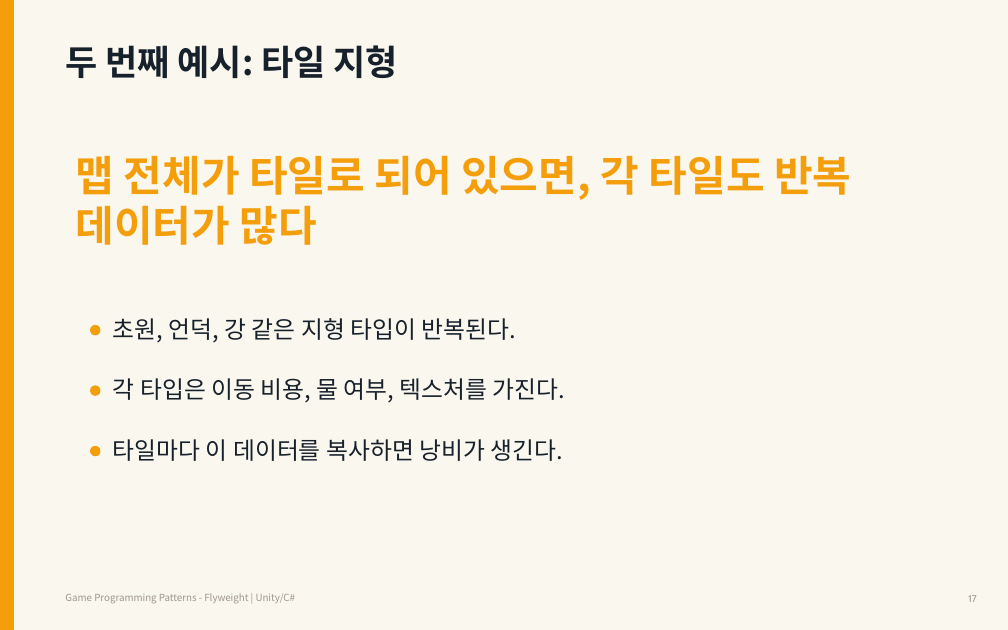
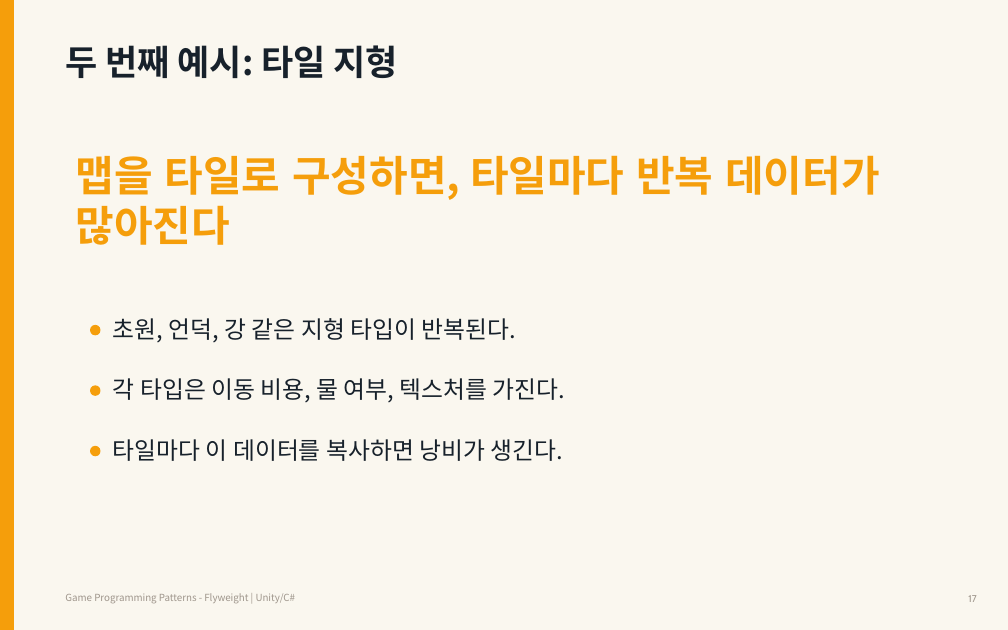
Before and after one commit to Meerkat-GMD/unity-programming-pattern, a slide deck: slide 17 of 03차시_Flyweight/강의자료/유니티 프로그래밍 패턴 3차시 - Flyweight.pptx. Drawn at 1008x630 pixels with LibreOffice and Linux fonts; fonts in the diff are those of the drawing. Boxes give left, top, right and bottom in pixels: in the first picture for what was removed or moved away, otherwise in the second. Text is boxed around its words. In the diff, an @@ line names an element or a change of style, - is before the commit and + after.

```diff
--- a/03차시_Flyweight/강의자료/유니티 프로그래밍 패턴 3차시 - Flyweight.pptx
+++ b/03차시_Flyweight/강의자료/유니티 프로그래밍 패턴 3차시 - Flyweight.pptx
@@ text at [76,155,879,245]: text changed @@
-맵 전체가 타일로 되어 있으면, 각 타일도 반복 데이터가 많다
+맵을 타일로 구성하면, 타일마다 반복 데이터가 많아진다
```
Also in this commit, not shown: 13 other slides changed.
